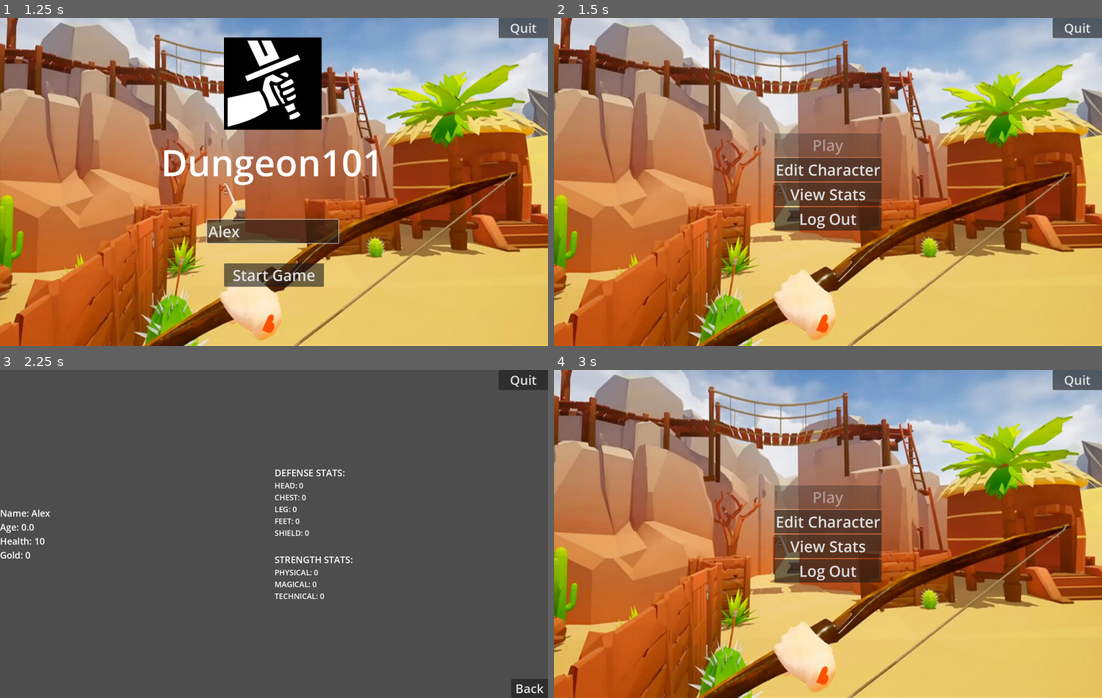
Above: before the commit, frames 1-4 (two rows, left to right).
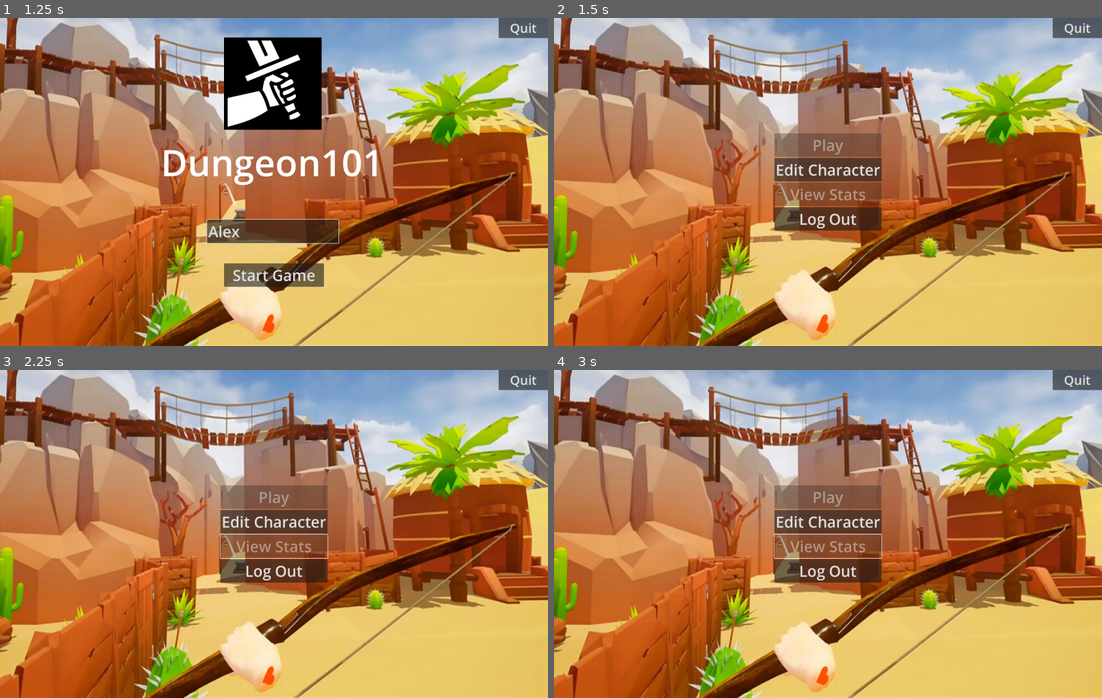
Above: after the commit, the same moments.

Repository: TheQuantifier/Isekai-Dungeons
Game: Godot game, scene res://ui/login_page/login_page.tscn
Two runs of this game, one before a commit and one after it. Both use one fixed random seed, a clock stepped at 60 frames per second and the inputs below.
Inputs (mouse positions are in pixels of both pictures, inside the frame that each line leads up to):
- Up to frame 1 (1.25 s): click (274, 231) at 0.52 s; type "Alex" at 0.6 s
- Up to frame 2 (1.5 s): click "Start Game" at 1.25 s
- Up to frame 3 (2.25 s): click (274, 547) at 2 s, where only the run before the commit has a clickable "View Stats"
- Up to frame 4 (3 s): click (1085, 688) at 2.75 s, where only the run before the commit has a clickable "Back"

Frame 1 is identical in both runs. In frame 2, 1.4% of the frame differs, in the area x 40-60%, y 50-58%; in frame 3, 100%, in the area x 0-100%, y 0-100%; in frame 4, 1.5%.

Commit message:
refined stats page, expanded the game_world, fixed lighting in game_world

Diff:
--- /dev/null
+++ b/data/characters/samuel.tres
@@ -0,0 +1,26 @@
+[gd_resource type="Resource" script_class="Character" load_steps=3 format=3]
+
+[ext_resource type="Script" path="res://core/equipment/equipment.gd" id="1_eojqj"]
+[ext_resource type="Script" path="res://core/character/character.gd" id="2_csod3"]
+
+[resource]
+script = ExtResource("2_csod3")
+char_id = "samuel"
+char_age = 0.0
+gender = "male"
+model_path = "res://assets/character_models/scenes/male/y_bot.tscn"
+current_health = 10
+gold = 0
+equipped_items = Array[ExtResource("1_eojqj")]([])
+strength_stats = {
+0: 0,
+1: 0,
+2: 0
+}
+defense_stats = {
+0: 0,
+1: 0,
+2: 0,
+3: 0,
+4: 0
+}
--- a/scenes/character_customization/character_customization.tscn
+++ b/scenes/character_customization/character_customization.tscn
@@ -43,7 +43,7 @@
 
 [node name="Main Menu" type="Button" parent="UI/VBoxContainer2"]
 layout_mode = 2
-theme_override_font_sizes/font_size = 30
+theme_override_font_sizes/font_size = 40
 text = "Main Menu"
 
 [connection signal="pressed" from="UI/VBoxContainer/MaleButton" to="." method="_on_male_button_pressed"]
--- a/ui/main_menu/main_menu.gd
+++ b/ui/main_menu/main_menu.gd
@@ -2,18 +2,35 @@
 class_name MainMenu
 
 @onready var play_button: Button = $CanvasLayer/UI/CenterContainer/VBoxContainer/PlayButton
+@onready var stats_button: Button = $CanvasLayer/UI/CenterContainer/VBoxContainer/ViewStatsButton  # ✅ Added this line
 
 func _ready():
-	if play_button and game_manager.current_character:
+	if game_manager.current_character:
 		var path := game_manager.current_character.model_path
-		if path == "" or path == null:
-			play_button.disabled = true
-			play_button.tooltip_text = "Please select a gender in Character Edit before playing."
+
+		# --- Play Button Logic ---
+		if play_button:
+			if path == "" or path == null:
+				play_button.disabled = true
+				play_button.tooltip_text = "Please select a gender in Character Edit before playing."
+			else:
+				play_button.disabled = false
+				play_button.tooltip_text = ""
 		else:
-			play_button.disabled = false
-			play_button.tooltip_text = ""
+			push_error("PlayButton is missing!")
+
+		# --- Stats Button Logic ---
+		if stats_button:
+			if path == "" or path == null:
+				stats_button.disabled = true
+				stats_button.tooltip_text = "Please select a gender in Character Edit before viewing stats."
+			else:
+				stats_button.disabled = false
+				stats_button.tooltip_text = ""
+		else:
+			push_error("StatsButton is missing!")
 	else:
-		push_error("PlayButton or current_character is missing!")
+		push_error("Current character is missing!")
 
 func _on_play_pressed():
 	if play_button and not play_button.disabled:
@@ -23,7 +40,8 @@
 	game_manager.go_to_character_customization()
 
 func _on_view_stats_pressed():
-	game_manager.go_to_view_stats()
+	if stats_button and not stats_button.disabled:
+		game_manager.go_to_view_stats()
 
 func _on_log_out_pressed():
 	game_manager.go_to_login_page()
--- a/ui/stats_view/stats_view.gd
+++ b/ui/stats_view/stats_view.gd
@@ -1,34 +1,85 @@
-# res://ui/stats_view/stats_view.gd
 extends Control
 
-@onready var left_vbox := $MarginContainer/HBoxContainer/LeftVBox
-@onready var right_vbox := $MarginContainer/HBoxContainer/RightVBox
+@warning_ignore("shadowed_global_identifier")
+const StatTypes = preload("res://core/stats/stat_types.gd")
+@warning_ignore("shadowed_global_identifier")
+const Character = preload("res://core/character/character.gd")
+
+# --- Main Info ---
+@onready var name_label = get_node("MainInfo/NameLabel")
+@onready var gender_label = get_node("MainInfo/GenderLabel")
+@onready var age_label = get_node("MainInfo/AgeLabel")
+
+# --- Main Stats ---
+@onready var health_label = get_node("MainStats/HealthLabel")
+@onready var mana_label = get_node("MainStats/ManaLabel")
+@onready var wealth_label = get_node("MainStats/WealthLabel")
+
+# --- Defense Stats ---
+@onready var total_defense_label = get_node("DefenseStats/TotalDefenseLabel")
+@onready var head_def_label = get_node("DefenseStats/DefEnums/HeadDefLabel")
+@onready var chest_def_label = get_node("DefenseStats/DefEnums/ChestDefLabel")
+@onready var leg_def_label = get_node("DefenseStats/DefEnums/LegDefLabel")
+@onready var feet_def_label = get_node("DefenseStats/DefEnums/FeetDefLabel")
+@onready var shield_def_label = get_node("DefenseStats/DefEnums/ShieldDefLabel")  # ✅ fixed name
+
+# --- Strength Stats ---
+@onready var physical_strength_label = get_node("StrengthStats/StrengthEnums/PhysicalStrengthLabel")
+@onready var magical_strength_label = get_node("StrengthStats/StrengthEnums/MagicalStrengthLabel")
+@onready var technical_strength_label = get_node("StrengthStats/StrengthEnums/TechnicalStrengthLabel")
+@onready var total_strength_label = get_node("StrengthStats/TotalStrengthLabel")  # Optional placeholder
 
 func _ready() -> void:
 	if game_manager.current_character:
-		update_stats(game_manager.current_character)
-	print("LeftVBox children: ", left_vbox.get_children())
-	print("RightVBox children: ", right_vbox.get_children())
+		show_stats(game_manager.current_character)
+	else:
+		print("No character found in game_manager.")
 
-func update_stats(character) -> void:
-	left_vbox.get_node("Name").text = "Name: %s" % character.char_id
-	left_vbox.get_node("Age").text = "Age: %.1f" % character.char_age
-	left_vbox.get_node("Health").text = "Health: %d" % character.current_health
-	left_vbox.get_node("Gold").text = "Gold: %d" % character.gold
+func show_stats(c: Character) -> void:
+	# Clear all fields
+	name_label.text = ""
+	gender_label.text = ""
+	age_label.text = ""
 
-	var def_stats = character.defense_stats
-	var str_stats = character.strength_stats
+	health_label.text = ""
+	mana_label.text = ""  # Placeholder
+	wealth_label.text = ""
 
-	for i in StatTypes.DefenseType.values():
-		var key_name = StatTypes.DefenseType.keys()[StatTypes.DefenseType.values().find(i)]
-		var label_name = "Defense_%s" % key_name
-		right_vbox.get_node(label_name).text = "%s: %d" % [key_name, def_stats.get(i, 0)]
+	total_defense_label.text = ""
 
-	for i in StatTypes.StrengthType.values():
-		var key_name = StatTypes.StrengthType.keys()[StatTypes.StrengthType.values().find(i)]
-		var label_name = "Strength_%s" % key_name
-		right_vbox.get_node(label_name).text = "%s: %d" % [key_name, str_stats.get(i, 0)]
+	head_def_label.text = ""
+	chest_def_label.text = ""
+	leg_def_label.text = ""
+	feet_def_label.text = ""
+	shield_def_label.text = ""
 
+	physical_strength_label.text = ""
+	magical_strength_label.text = ""
+	technical_strength_label.text = ""
+	total_strength_label.text = ""  # Placeholder
 
-func _on_back_button_pressed() -> void:
+	# Populate values
+	name_label.text = "Name:  " + c.char_id
+	gender_label.text = "Gender:  " + c.gender.capitalize()
+	age_label.text = "Age:  " + str(c.char_age)
+
+	health_label.text = "Health:  " + str(c.current_health)
+	mana_label.text = "Mana: TBA" #+ str(c.mana)  # TODO
+	wealth_label.text = "Gold:  " + str(c.gold)
+
+	total_defense_label.text = "Total Defense:   " + str(c.get_total_defense())
+
+	head_def_label.text = str(c.get_defense(StatTypes.DefenseType.HEAD))
+	chest_def_label.text = str(c.get_defense(StatTypes.DefenseType.CHEST))
+	leg_def_label.text = str(c.get_defense(StatTypes.DefenseType.LEG))
+	feet_def_label.text = str(c.get_defense(StatTypes.DefenseType.FEET))
+	shield_def_label.text = str(c.get_defense(StatTypes.DefenseType.SHIELD))
+
+	physical_strength_label.text = str(c.get_strength(StatTypes.StrengthType.PHYSICAL))
+	magical_strength_label.text = str(c.get_strength(StatTypes.StrengthType.MAGICAL))
+	technical_strength_label.text = str(c.get_strength(StatTypes.StrengthType.TECHNICAL))
+
+	total_strength_label.text = "Total Strength: TBA"  # TODO: implement total strength calc
+
+func _on_button_pressed() -> void:
 	game_manager.go_to_main_menu()
--- a/ui/stats_view/stats_view.tscn
+++ b/ui/stats_view/stats_view.tscn
@@ -1,6 +1,7 @@
-[gd_scene load_steps=2 format=3 uid="uid://bnn4rqstppuyq"]
-
-[ext_resource type="Script" uid="uid://5hwddljy47hx" path="res://ui/stats_view/stats_view.gd" id="1_2myqe"]
+[gd_scene load_steps=3 format=3 uid="uid://dsuaihr8go6er"]
+
+[ext_resource type="Script" uid="uid://b3e7wmu7tlfq7" path="res://ui/stats_view/stats_view.gd" id="1_2myqe"]
+[ext_resource type="Texture2D" uid="uid://den7yq6jk7svu" path="res://assets/logo.png" id="2_avxw4"]
 
 [node name="StatsView" type="Control"]
 layout_mode = 3
@@ -9,101 +10,298 @@
 anchor_bottom = 1.0
 grow_horizontal = 2
 grow_vertical = 2
+mouse_filter = 2
 script = ExtResource("1_2myqe")
 
-[node name="MarginContainer" type="MarginContainer" parent="."]
+[node name="Background" type="TextureRect" parent="."]
 layout_mode = 1
 anchors_preset = 15
 anchor_right = 1.0
 anchor_bottom = 1.0
 grow_horizontal = 2
 grow_vertical = 2
-
-[node name="HBoxContainer" type="HBoxContainer" parent="MarginContainer"]
-layout_mode = 2
-
-[node name="LeftVBox" type="VBoxContainer" parent="MarginContainer/HBoxContainer"]
-layout_mode = 2
-size_flags_horizontal = 2
-alignment = 1
-
-[node name="Name" type="Label" parent="MarginContainer/HBoxContainer/LeftVBox"]
-layout_mode = 2
-theme_override_font_sizes/font_size = 30
-
-[node name="Age" type="Label" parent="MarginContainer/HBoxContainer/LeftVBox"]
-layout_mode = 2
-theme_override_font_sizes/font_size = 30
-
-[node name="Health" type="Label" parent="MarginContainer/HBoxContainer/LeftVBox"]
-layout_mode = 2
-theme_override_font_sizes/font_size = 30
-
-[node name="Gold" type="Label" parent="MarginContainer/HBoxContainer/LeftVBox"]
-layout_mode = 2
-theme_override_font_sizes/font_size = 30
-
-[node name="RightVBox" type="VBoxContainer" parent="MarginContainer/HBoxContainer"]
-layout_mode = 2
-size_flags_horizontal = 2
-alignment = 1
-
-[node name="DefenseStats" type="Label" parent="MarginContainer/HBoxContainer/RightVBox"]
-layout_mode = 2
-theme_override_font_sizes/font_size = 30
-text = "Defense Stats:"
-uppercase = true
-
-[node name="Defense_HEAD" type="Label" parent="MarginContainer/HBoxContainer/RightVBox"]
-layout_mode = 2
-theme_override_font_sizes/font_size = 25
-
-[node name="Defense_CHEST" type="Label" parent="MarginContainer/HBoxContainer/RightVBox"]
-layout_mode = 2
-theme_override_font_sizes/font_size = 25
-
-[node name="Defense_LEG" type="Label" parent="MarginContainer/HBoxContainer/RightVBox"]
-layout_mode = 2
-theme_override_font_sizes/font_size = 25
-
-[node name="Defense_FEET" type="Label" parent="MarginContainer/HBoxContainer/RightVBox"]
-layout_mode = 2
-theme_override_font_sizes/font_size = 25
-
-[node name="Defense_SHIELD" type="Label" parent="MarginContainer/HBoxContainer/RightVBox"]
-layout_mode = 2
-theme_override_font_sizes/font_size = 25
-
-[node name="StrengthStats" type="Label" parent="MarginContainer/HBoxContainer/RightVBox"]
-layout_mode = 2
-theme_override_font_sizes/font_size = 30
-text = "
-Strength Stats:"
-uppercase = true
-
-[node name="Strength_PHYSICAL" type="Label" parent="MarginContainer/HBoxContainer/RightVBox"]
-layout_mode = 2
-theme_override_font_sizes/font_size = 25
-
-[node name="Strength_MAGICAL" type="Label" parent="MarginContainer/HBoxContainer/RightVBox"]
-layout_mode = 2
-theme_override_font_sizes/font_size = 25
-
-[node name="Strength_TECHNICAL" type="Label" parent="MarginContainer/HBoxContainer/RightVBox"]
-layout_mode = 2
-theme_override_font_sizes/font_size = 25
-
-[node name="HBoxContainer2" type="HBoxContainer" parent="MarginContainer"]
-layout_mode = 2
-alignment = 2
-
-[node name="VBoxContainer" type="VBoxContainer" parent="MarginContainer/HBoxContainer2"]
-layout_mode = 2
-alignment = 2
-
-[node name="BackButton" type="Button" parent="MarginContainer/HBoxContainer2/VBoxContainer"]
-layout_mode = 2
+mouse_filter = 2
+
+[node name="MainInfo" type="Control" parent="."]
+layout_mode = 1
+anchors_preset = 0
+offset_right = 520.0
+offset_bottom = 704.0
+
+[node name="NameLabel" type="Label" parent="MainInfo"]
+layout_mode = 0
+offset_left = 64.0
+offset_top = 488.0
+offset_right = 448.0
+offset_bottom = 552.0
+theme_override_font_sizes/font_size = 35
+text = "f"
+
+[node name="Portrait" type="TextureRect" parent="MainInfo"]
+layout_mode = 0
+offset_left = 64.0
+offset_top = 64.0
+offset_right = 448.0
+offset_bottom = 448.0
+texture = ExtResource("2_avxw4")
+
+[node name="GenderLabel" type="Label" parent="MainInfo"]
+offset_left = 64.0
+offset_top = 552.0
+offset_right = 448.0
+offset_bottom = 616.0
+theme_override_font_sizes/font_size = 35
+
+[node name="AgeLabel" type="Label" parent="MainInfo"]
+offset_left = 64.0
+offset_top = 616.0
+offset_right = 448.0
+offset_bottom = 680.0
+theme_override_font_sizes/font_size = 35
+
+[node name="MainStats" type="Control" parent="."]
+layout_mode = 1
+anchors_preset = 0
+offset_top = 704.0
+offset_right = 520.0
+offset_bottom = 1080.0
+
+[node name="HealthLabel" type="Label" parent="MainStats"]
+offset_left = 64.0
+offset_top = 32.0
+offset_right = 448.0
+offset_bottom = 96.0
+theme_override_font_sizes/font_size = 35
+
+[node name="ManaLabel" type="Label" parent="MainStats"]
+offset_left = 64.0
+offset_top = 96.0
+offset_right = 448.0
+offset_bottom = 160.0
+theme_override_font_sizes/font_size = 35
+
+[node name="WealthLabel" type="Label" parent="MainStats"]
+offset_left = 64.0
+offset_top = 160.0
+offset_right = 448.0
+offset_bottom = 224.0
+theme_override_font_sizes/font_size = 35
+
+[node name="DefenseStats" type="Control" parent="."]
+anchors_preset = 0
+offset_left = 544.0
+offset_right = 1048.0
+offset_bottom = 704.0
+
+[node name="DefenseStatsLabel" type="Label" parent="DefenseStats"]
+offset_left = 56.0
+offset_top = 64.0
+offset_right = 504.0
+offset_bottom = 133.0
+theme_override_font_sizes/font_size = 50
+text = "Defense Stats"
+
+[node name="TotalDefenseLabel" type="Label" parent="DefenseStats"]
+offset_left = 56.0
+offset_top = 168.0
+offset_right = 440.0
+offset_bottom = 232.0
 theme_override_font_sizes/font_size = 40
-text = " Back "
-
-[connection signal="pressed" from="MarginContainer/HBoxContainer2/VBoxContainer/BackButton" to="." method="_on_back_button_pressed"]
+
+[node name="DefEnums" type="Control" parent="DefenseStats"]
+anchors_preset = 0
+offset_left = 56.0
+offset_top = 320.0
+offset_right = 440.0
+offset_bottom = 640.0
+
+[node name="HeadLabel" type="Label" parent="DefenseStats/DefEnums"]
+offset_right = 192.0
+offset_bottom = 64.0
+theme_override_font_sizes/font_size = 35
+text = "Head Def:"
+
+[node name="HeadDefLabel" type="Label" parent="DefenseStats/DefEnums"]
+offset_left = 192.0
+offset_right = 384.0
+offset_bottom = 64.0
+theme_override_font_sizes/font_size = 35
+horizontal_alignment = 2
+
+[node name="ChestLabel" type="Label" parent="DefenseStats/DefEnums"]
+offset_top = 64.0
+offset_right = 192.0
+offset_bottom = 128.0
+theme_override_font_sizes/font_size = 35
+text = "Chest Def:"
+
+[node name="ChestDefLabel" type="Label" parent="DefenseStats/DefEnums"]
+offset_left = 192.0
+offset_top = 64.0
+offset_right = 384.0
+offset_bottom = 128.0
+theme_override_font_sizes/font_size = 35
+horizontal_alignment = 2
+
+[node name="LegLabel" type="Label" parent="DefenseStats/DefEnums"]
+offset_top = 128.0
+offset_right = 192.0
+offset_bottom = 192.0
+theme_override_font_sizes/font_size = 35
+text = "Leg Def:"
+
+[node name="LegDefLabel" type="Label" parent="DefenseStats/DefEnums"]
+offset_left = 192.0
+offset_top = 127.0
+offset_right = 384.0
+offset_bottom = 191.0
+theme_override_font_sizes/font_size = 35
+horizontal_alignment = 2
+
+[node name="FeetLabel" type="Label" parent="DefenseStats/DefEnums"]
+offset_top = 192.0
+offset_right = 192.0
+offset_bottom = 256.0
+theme_override_font_sizes/font_size = 35
+text = "Feet Def:"
+
+[node name="FeetDefLabel" type="Label" parent="DefenseStats/DefEnums"]
+offset_left = 192.0
+offset_top = 191.0
+offset_right = 384.0
+offset_bottom = 255.0
+theme_override_font_sizes/font_size = 35
+horizontal_alignment = 2
+
+[node name="ShieldLabel" type="Label" parent="DefenseStats/DefEnums"]
+offset_top = 256.0
+offset_right = 192.0
+offset_bottom = 320.0
+theme_override_font_sizes/font_size = 35
+text = "Shield Def:"
+
+[node name="ShieldDefLabel" type="Label" parent="DefenseStats/DefEnums"]
+offset_left = 192.0
+offset_top = 256.0
+offset_right = 384.0
+offset_bottom = 320.0
+theme_override_font_sizes/font_size = 35
+horizontal_alignment = 2
+
+[node name="StrengthStats" type="Control" parent="."]
+layout_mode = 3
+anchors_preset = 0
+offset_left = 1120.0
+offset_right = 1640.0
+offset_bottom = 704.0
+
+[node name="StrengthStatsLabel" type="Label" parent="StrengthStats"]
+offset_left = 56.0
+offset_top = 64.0
+offset_right = 560.0
+offset_bottom = 133.0
+theme_override_font_sizes/font_size = 50
+text = "Strength Stats"
+
+[node name="TotalStrengthLabel" type="Label" parent="StrengthStats"]
+offset_left = 56.0
+offset_top = 168.0
+offset_right = 443.0
+offset_bottom = 232.0
+theme_override_font_sizes/font_size = 40
+text = "Total Strength: 1234"
+
+[node name="StrengthEnums" type="Control" parent="StrengthStats"]
+layout_mode = 3
+anchors_preset = 0
+offset_left = 56.0
+offset_top = 320.0
+offset_right = 440.0
+offset_bottom = 640.0
+
+[node name="PhysicalLabel" type="Label" parent="StrengthStats/StrengthEnums"]
+offset_right = 192.0
+offset_bottom = 64.0
+theme_override_font_sizes/font_size = 35
+text = "Physical:"
+
+[node name="PhysicalStrengthLabel" type="Label" parent="StrengthStats/StrengthEnums"]
+offset_left = 192.0
+offset_right = 384.0
+offset_bottom = 64.0
+theme_override_font_sizes/font_size = 35
+horizontal_alignment = 2
+
+[node name="MagicalLabel" type="Label" parent="StrengthStats/StrengthEnums"]
+offset_top = 64.0
+offset_right = 192.0
+offset_bottom = 128.0
+theme_override_font_sizes/font_size = 35
+text = "Magical:"
+
+[node name="MagicalStrengthLabel" type="Label" parent="StrengthStats/StrengthEnums"]
+offset_left = 192.0
+offset_top = 64.0
+offset_right = 384.0
+offset_bottom = 128.0
+theme_override_font_sizes/font_size = 35
+horizontal_alignment = 2
+
+[node name="TechnicalLabel" type="Label" parent="StrengthStats/StrengthEnums"]
+offset_top = 128.0
+offset_right = 192.0
+offset_bottom = 192.0
+theme_override_font_sizes/font_size = 35
+text = "Technical:"
+
+[node name="TechnicalStrengthLabel" type="Label" parent="StrengthStats/StrengthEnums"]
+offset_left = 192.0
+offset_top = 127.0
+offset_right = 384.0
+offset_bottom = 191.0
+theme_override_font_sizes/font_size = 35
+horizontal_alignment = 2
+
+[node name="OtherStats1" type="Control" parent="."]
+layout_mode = 3
+anchors_preset = 0
+offset_left = 544.0
+offset_top = 704.0
+offset_right = 1048.0
+offset_bottom = 1080.0
+
+[node name="OtherStats1Label" type="Label" parent="OtherStats1"]
+offset_left = 56.0
+offset_right = 504.0
+offset_bottom = 69.0
+theme_override_font_sizes/font_size = 50
+text = "Other Stats 1"
+
+[node name="OtherStats2" type="Control" parent="."]
+anchors_preset = 0
+offset_left = 1176.0
+offset_top = 704.0
+offset_right = 1680.0
+offset_bottom = 1080.0
+
+[node name="OtherStats1Label" type="Label" parent="OtherStats2"]
+offset_right = 456.0
+offset_bottom = 69.0
+theme_override_font_sizes/font_size = 50
+text = "Other Stats 2"
+
+[node name="Button" type="Button" parent="."]
+layout_mode = 1
+anchors_preset = 3
+anchor_left = 1.0
+anchor_top = 1.0
+anchor_right = 1.0
+anchor_bottom = 1.0
+offset_left = -226.0
+offset_top = -63.0
+grow_horizontal = 0
+grow_vertical = 0
+theme_override_font_sizes/font_size = 40
+text = "Main Menu"
+
+[connection signal="pressed" from="Button" to="." method="_on_button_pressed"]
Not shown, changed: ui/stats_view/stats_view.gd.uid
